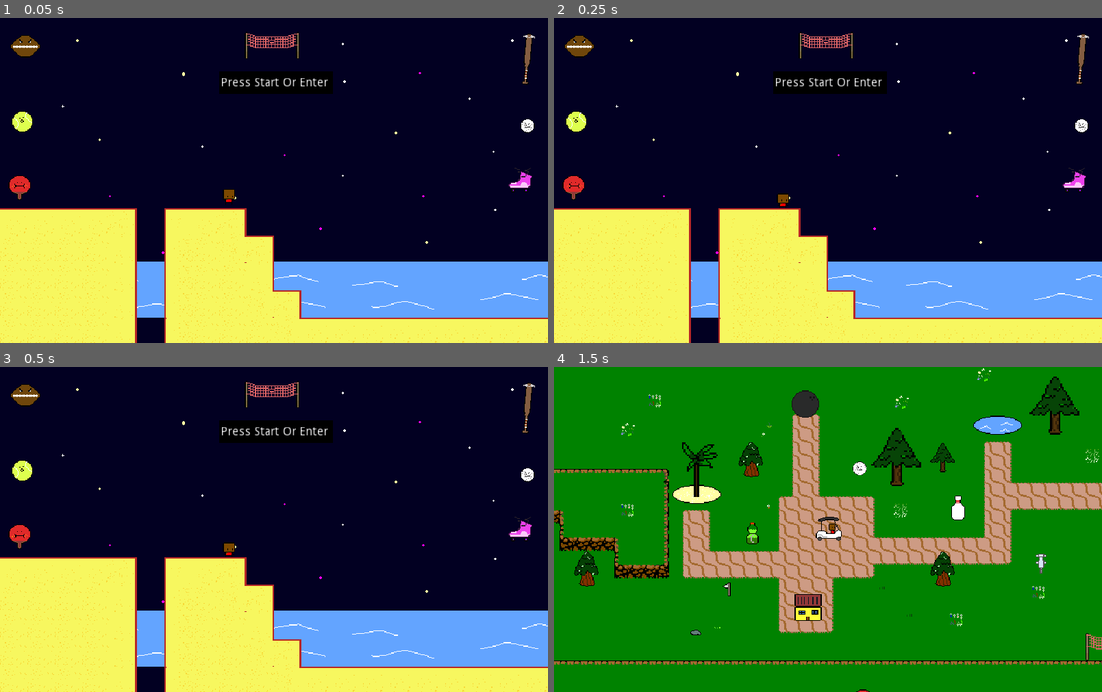
Above: before the commit, frames 1-4 (two rows, left to right).
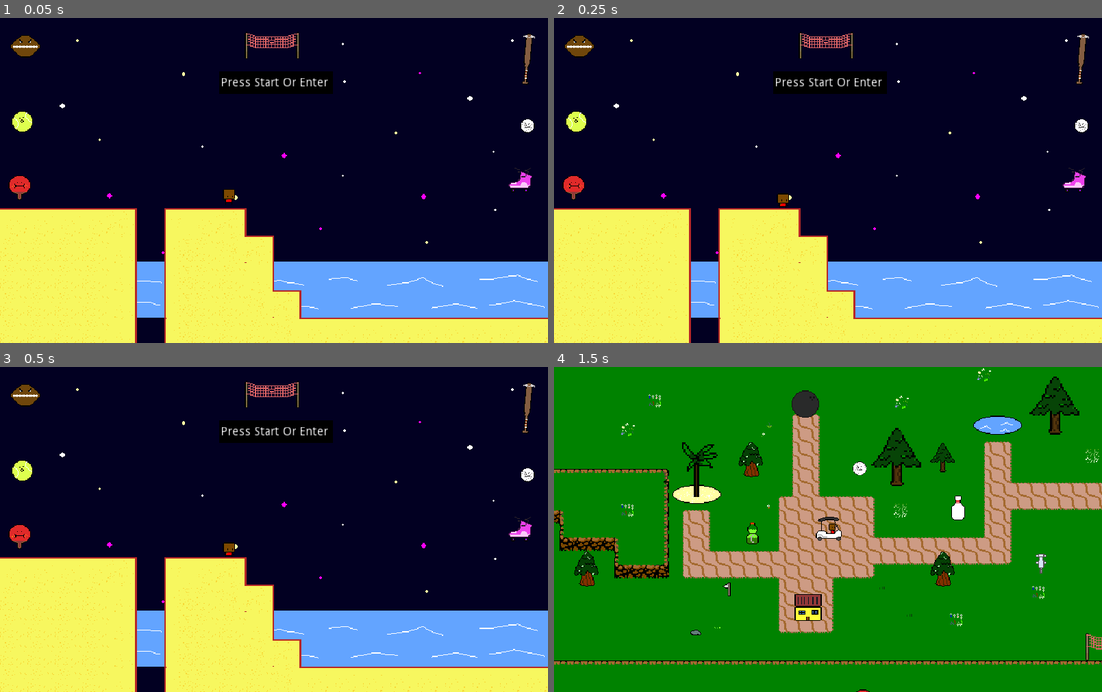
Above: after the commit, the same moments.

Repository: AdamSmif/Sportsball-Adventures
Game: Godot game, scene res://UI/TitleScreen.tscn
Two runs of this game, one before a commit and one after it. Both use one fixed random seed, a clock stepped at 60 frames per second and the inputs below.
Inputs:
- Up to frame 1 (0.05 s): no input
- Up to frame 2 (0.25 s): no input
- Up to frame 3 (0.5 s): no input
- Up to frame 4 (1.5 s): tap Enter at 0.5 s; hold Up (ui_up) from 0.53 s (still down); tap Space (jump) at 0.77 s

The runs differ from the first frame. In frame 1, 0.4% of the frame differs, in the area x 10-100%, y 24-90%; in frame 2, 0.4%; in frame 3, 0.4%; in frame 4, nothing differs.

Commit message:
added twitch cade within sportsball
make sure oath code is not kept inside

Diff:
--- a/UI/TitleScreen.tscn
+++ b/UI/TitleScreen.tscn
@@ -28,12 +28,15 @@
 
 [node name="NightSkyAnimated" parent="." instance=ExtResource( 6 )]
 position = Vector2( 320, 192 )
+frame = 1
 
 [node name="NightSkyAnimated3" parent="." instance=ExtResource( 6 )]
 position = Vector2( 960, 192 )
+frame = 1
 
 [node name="NightSkyAnimated2" parent="." instance=ExtResource( 6 )]
 position = Vector2( -320, 192 )
+frame = 1
 
 [node name="ColorRect2" type="ColorRect" parent="."]
 margin_left = 256.0
@@ -71,14 +74,14 @@
 
 [node name="Ocean" parent="." instance=ExtResource( 1 )]
 position = Vector2( 512, 288 )
-frame = 2
+frame = 1
 
 [node name="Ocean2" parent="." instance=ExtResource( 1 )]
 position = Vector2( 256, 288 )
-frame = 1
 
 [node name="Ocean3" parent="." instance=ExtResource( 1 )]
 position = Vector2( 0, 288 )
+frame = 2
 
 [node name="BeachTile" parent="." instance=ExtResource( 3 )]
 position = Vector2( 288, 352 )
Not shown, added: TwitchChatCode/README.md
Not shown, added: TwitchChatCode/TwitchController.py
Not shown, added: TwitchChatCode/program_start.py
Not shown, added: TwitchChatCode/timer.py
Not shown, added: TwitchChatCode/twitchlogo.py
Not shown, added: TwitchChatCode/userinfo.py
